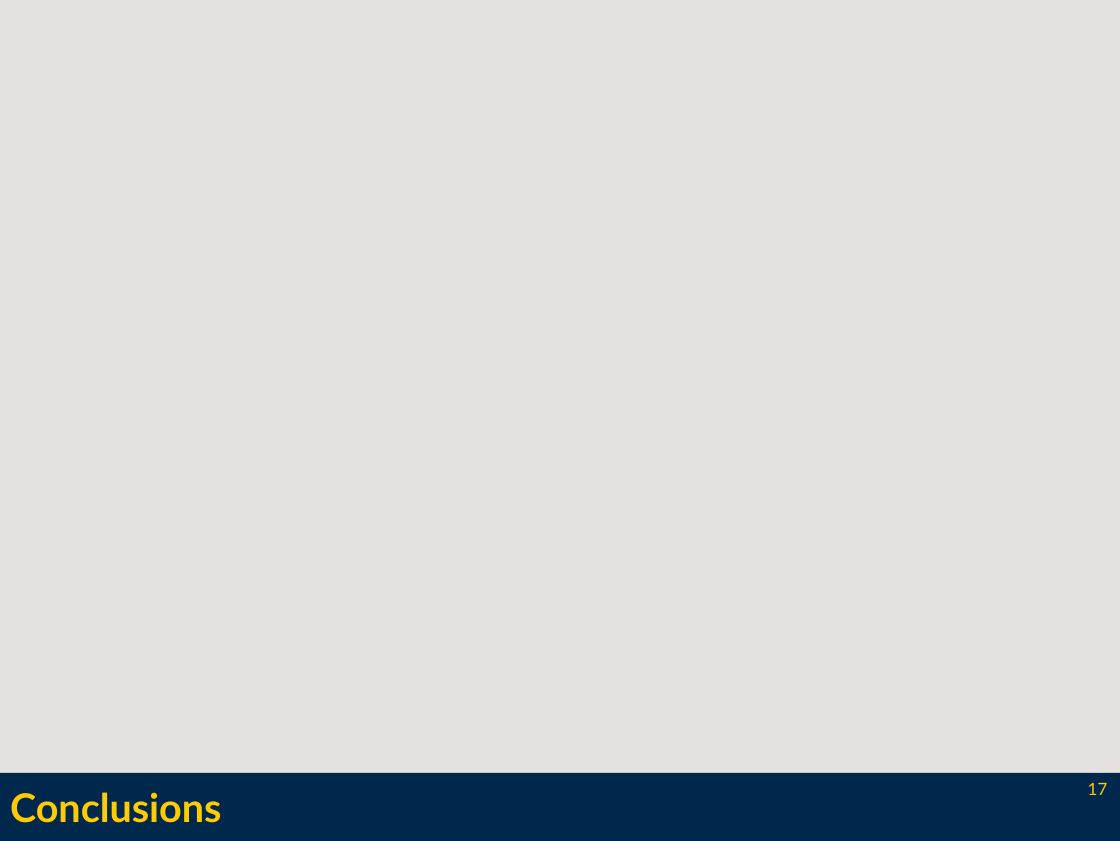
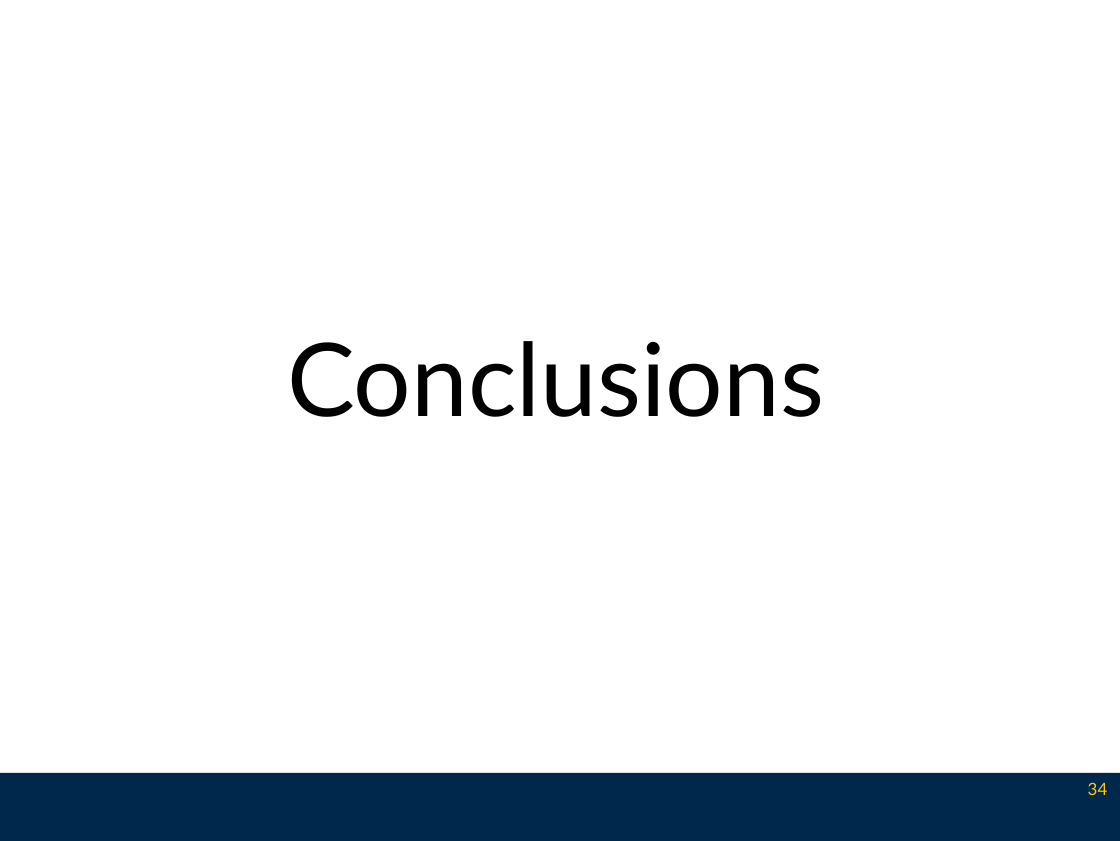
Before and after one commit to l3enny/dissertation, a slide deck: slide 34 of defense/presentation.odp (slide 17 before the commit). Drawn at 1120x841 pixels with LibreOffice and Linux fonts; fonts in the diff are those of the drawing. Boxes give left, top, right and bottom in pixels: in the first picture for what was removed or moved away, otherwise in the second. Text is boxed around its words. In the diff, an @@ line names an element or a change of style, - is before the commit and + after.

```diff
--- a/defense/presentation.odp
+++ b/defense/presentation.odp
@@ background #E4E1DF to #FFFFFF @@
@@ text "Conclusions": place and size @@
-text "Conclusions" at (10,792,221,823)
+text "Conclusions" at (287,341,824,417)
@@ text "Conclusions" at (287,341,824,417): size 28 to 72 pt, text colour #FFCB05 to #000000, bold off; alignment left to centre; vertical alignment middle to top @@
@@ page number at (1088,782,1108,795): text changed @@
-17
+34
```
Also in this commit, not shown: 16 other slides changed, 23 slides added, 2 slides removed, 13 other files.
